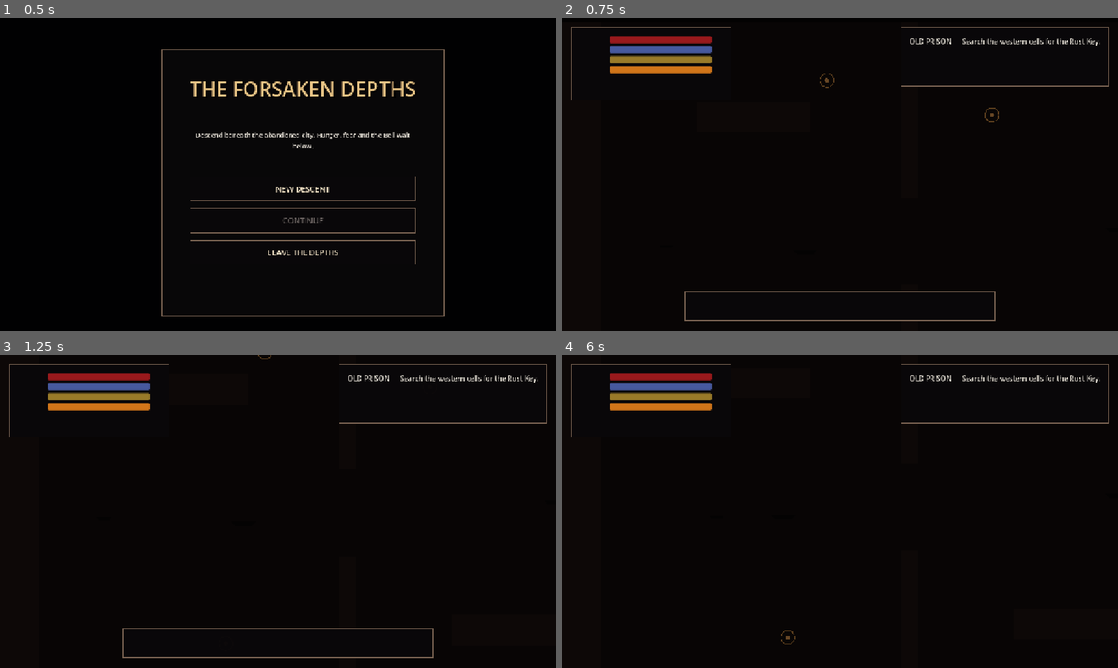
Above: before the commit, frames 1-4 (two rows, left to right).
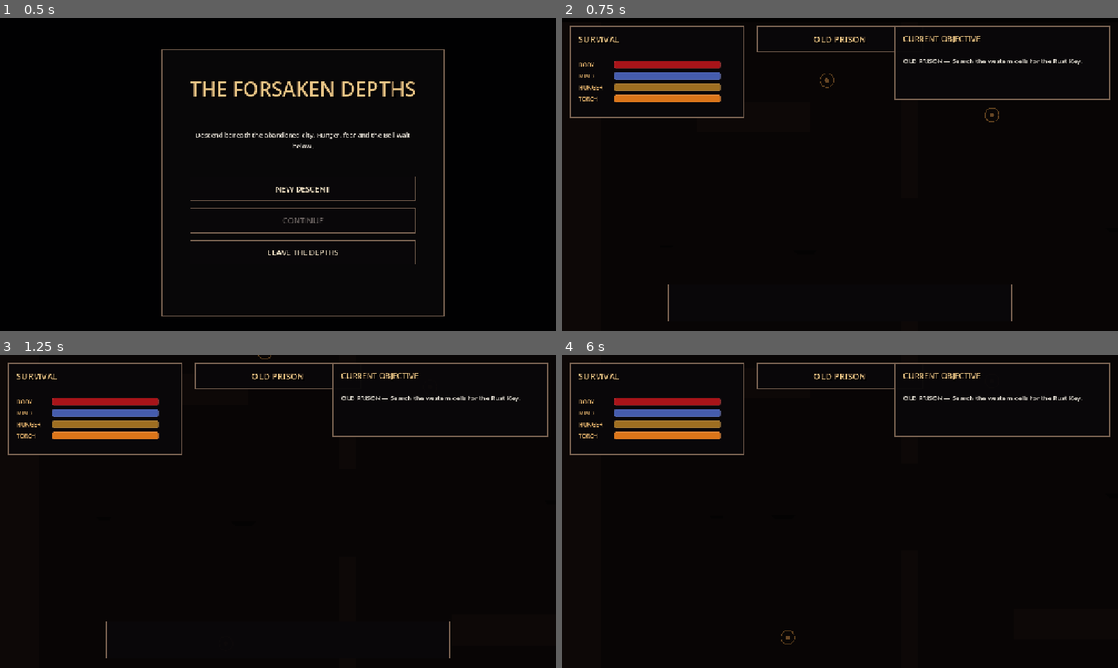
Above: after the commit, the same moments.

Repository: Worawit0/space-dodge-game01
Game: Godot game, scene res://scenes/main/main.tscn
Same seed, same stepped clock (60 frames per second), same inputs: the game is played once before the commit and once after it.
Inputs:
- Up to frame 1 (0.5 s): no input
- Up to frame 2 (0.75 s): click "NEW DESCENT" at 0.5 s
- Up to frame 3 (1.25 s): no input
- Up to frame 4 (6 s): tap Enter at 1.25 s; hold D 1.28-2.03 s; tap E at 1.35 s; tap Space at 1.52, 2, 2.27 s; hold S 2.03-2.75 s; tap I at 2.1 s; click "ITEMS" at 2.75 s; click "WEAPONS" at 3.5 s; click "ARMOR" at 4.25 s; click "KEY ITEMS" at 5 s; click "BACK [Esc]" at 5.75 s

Frame 1 is identical in both runs. In frame 2, 6.1% of the frame differs, in the area x 1-99%, y 2-97%; in frame 3, 6.1%; in frame 4, 5.6%.

Commit message:
V9 redesign HUD and equipment readout

Diff:
--- a/forsaken_v7/scripts/ui/hud.gd
+++ b/forsaken_v7/scripts/ui/hud.gd
@@ -5,6 +5,7 @@
 var root: Control
 var stats_label: Label
 var objective_label: Label
+var area_label: Label
 var message_panel: PanelContainer
 var message_label: Label
 var message_timer := 0.0
@@ -16,6 +17,7 @@
 func _ready() -> void:
 	_build()
 	GameState.stats_changed.connect(refresh)
+	GameState.inventory_changed.connect(refresh)
 	refresh()
 
 func _process(delta: float) -> void:
@@ -26,29 +28,17 @@
 
 func _make_bar(name_text: String, color: Color) -> HBoxContainer:
 	var row := HBoxContainer.new()
-	row.add_theme_constant_override("separation", 8)
-	var name := UI.body_label(name_text, 14)
-	name.custom_minimum_size = Vector2(62, 18)
+	row.add_theme_constant_override("separation",10)
+	var name := UI.heading_label(name_text,13)
+	name.custom_minimum_size = Vector2(72,20)
 	row.add_child(name)
+
 	var bar := ProgressBar.new()
-	bar.custom_minimum_size = Vector2(235, 16)
+	bar.custom_minimum_size = Vector2(245,17)
 	bar.max_value = 100.0
-	bar.show_percentage = false
-	var bg := StyleBoxFlat.new()
-	bg.bg_color = Color(0.03,0.03,0.035,1)
-	bg.corner_radius_top_left = 3
-	bg.corner_radius_top_right = 3
-	bg.corner_radius_bottom_left = 3
-	bg.corner_radius_bottom_right = 3
-	var fill := StyleBoxFlat.new()
-	fill.bg_color = color
-	fill.corner_radius_top_left = 3
-	fill.corner_radius_top_right = 3
-	fill.corner_radius_bottom_left = 3
-	fill.corner_radius_bottom_right = 3
-	bar.add_theme_stylebox_override("background", bg)
-	bar.add_theme_stylebox_override("fill", fill)
+	UI.style_progress(bar,color)
 	row.add_child(bar)
+
 	match name_text:
 		"BODY": body_bar = bar
 		"MIND": mind_bar = bar
@@ -61,58 +51,76 @@
 	root.set_anchors_and_offsets_preset(Control.PRESET_FULL_RECT)
 	add_child(root)
 
+	var area_panel := PanelContainer.new()
+	area_panel.anchor_left = 0.35
+	area_panel.anchor_right = 0.65
+	area_panel.offset_top = 18
+	area_panel.offset_bottom = 72
+	area_panel.add_theme_stylebox_override("panel",UI.panel_style(0.86))
+	root.add_child(area_panel)
+	area_label = UI.title_label("OLD PRISON",20)
+	area_label.vertical_alignment = VERTICAL_ALIGNMENT_CENTER
+	area_panel.add_child(area_label)
+
 	var stats_panel := PanelContainer.new()
-	stats_panel.offset_left = 20
-	stats_panel.offset_top = 20
-	stats_panel.offset_right = 390
-	stats_panel.offset_bottom = 190
-	stats_panel.add_theme_stylebox_override("panel", UI.panel_style(0.88))
+	stats_panel.offset_left = 18
+	stats_panel.offset_top = 18
+	stats_panel.offset_right = 420
+	stats_panel.offset_bottom = 230
+	stats_panel.add_theme_stylebox_override("panel",UI.panel_style(0.93))
 	root.add_child(stats_panel)
+
 	var stats_box := VBoxContainer.new()
-	stats_box.add_theme_constant_override("separation", 5)
+	stats_box.add_theme_constant_override("separation",6)
 	stats_panel.add_child(stats_box)
-	stats_label = UI.body_label("", 16)
-	stats_label.add_theme_color_override("font_color", Color(0.93,0.83,0.65))
+	var heading := UI.title_label("SURVIVAL",20)
+	heading.horizontal_alignment = HORIZONTAL_ALIGNMENT_LEFT
+	stats_box.add_child(heading)
+	UI.add_divider(stats_box)
+	stats_label = UI.body_label("",13)
+	stats_label.add_theme_color_override("font_color",Color(0.82,0.69,0.50))
 	stats_box.add_child(stats_label)
-	stats_box.add_child(_make_bar("BODY", Color(0.60,0.10,0.11)))
-	stats_box.add_child(_make_bar("MIND", Color(0.28,0.35,0.62)))
-	stats_box.add_child(_make_bar("HUNGER", Color(0.60,0.48,0.16)))
-	stats_box.add_child(_make_bar("TORCH", Color(0.82,0.46,0.10)))
+	stats_box.add_child(_make_bar("BODY",Color(0.66,0.08,0.10)))
+	stats_box.add_child(_make_bar("MIND",Color(0.27,0.36,0.68)))
+	stats_box.add_child(_make_bar("HUNGER",Color(0.62,0.43,0.13)))
+	stats_box.add_child(_make_bar("TORCH",Color(0.86,0.46,0.10)))
 
 	var objective_panel := PanelContainer.new()
 	objective_panel.anchor_left = 1.0
 	objective_panel.anchor_right = 1.0
-	objective_panel.offset_left = -500
-	objective_panel.offset_right = -20
-	objective_panel.offset_top = 20
-	objective_panel.offset_bottom = 158
-	objective_panel.add_theme_stylebox_override("panel", UI.panel_style(0.88))
+	objective_panel.offset_left = -515
+	objective_panel.offset_right = -18
+	objective_panel.offset_top = 18
+	objective_panel.offset_bottom = 188
+	objective_panel.add_theme_stylebox_override("panel",UI.panel_style(0.93))
 	root.add_child(objective_panel)
+
 	var objective_box := VBoxContainer.new()
-	objective_box.add_theme_constant_override("separation", 5)
+	objective_box.add_theme_constant_override("separation",5)
 	objective_panel.add_child(objective_box)
-	var heading := UI.body_label("OBJECTIVE", 17)
-	heading.add_theme_color_override("font_color", Color(0.93,0.80,0.56))
-	objective_box.add_child(heading)
-	objective_label = UI.body_label("", 16)
-	objective_label.custom_minimum_size = Vector2(420, 62)
+	var objective_heading := UI.title_label("CURRENT OBJECTIVE",18)
+	objective_heading.horizontal_alignment = HORIZONTAL_ALIGNMENT_LEFT
+	objective_box.add_child(objective_heading)
+	UI.add_divider(objective_box)
+	objective_label = UI.body_label("",15)
+	objective_label.custom_minimum_size = Vector2(440,64)
 	objective_label.clip_text = true
 	objective_box.add_child(objective_label)
-	var controls := UI.body_label("E Interact   I Inventory   F11 Fullscreen", 13)
-	controls.add_theme_color_override("font_color", Color(0.52,0.49,0.48))
+	var controls := UI.body_label("E  INTERACT     I  INVENTORY     F11  FULLSCREEN",12)
+	controls.add_theme_color_override("font_color",Color(0.48,0.45,0.44))
 	objective_box.add_child(controls)
 
 	message_panel = PanelContainer.new()
-	message_panel.anchor_left = 0.22
+	message_panel.anchor_left = 0.19
 	message_panel.anchor_top = 1.0
-	message_panel.anchor_right = 0.78
+	message_panel.anchor_right = 0.81
 	message_panel.anchor_bottom = 1.0
-	message_panel.offset_top = -92
-	message_panel.offset_bottom = -24
-	message_panel.add_theme_stylebox_override("panel", UI.panel_style(0.92))
+	message_panel.offset_top = -108
+	message_panel.offset_bottom = -22
+	message_panel.add_theme_stylebox_override("panel",UI.panel_style(0.97))
 	message_panel.visible = false
 	root.add_child(message_panel)
-	message_label = UI.body_label("", 17)
+	message_label = UI.body_label("",16)
 	message_label.horizontal_alignment = HORIZONTAL_ALIGNMENT_CENTER
 	message_label.vertical_alignment = VERTICAL_ALIGNMENT_CENTER
 	message_panel.add_child(message_label)
@@ -120,7 +128,11 @@
 func refresh() -> void:
 	if not stats_label:
 		return
-	stats_label.text = "ATK %d   DEF %d   COINS %d" % [GameState.attack_power(), GameState.armor_defense(), GameState.coins]
+	stats_label.text = "%s  •  ATK %d     %s  •  DEF %d     COINS %d" % [
+		GameState.equipped_weapon,GameState.attack_power(),
+		GameState.equipped_armor,GameState.armor_defense(),
+		GameState.coins
+	]
 	body_bar.value = GameState.body
 	mind_bar.value = GameState.mind
 	hunger_bar.value = GameState.hunger
@@ -130,6 +142,10 @@
 	if objective_label:
 		objective_label.text = text
 
+func set_area(text: String) -> void:
+	if area_label and area_label.text != text:
+		area_label.text = text
+
 func show_message(text: String, duration: float = 3.0) -> void:
 	if not message_label:
 		return
